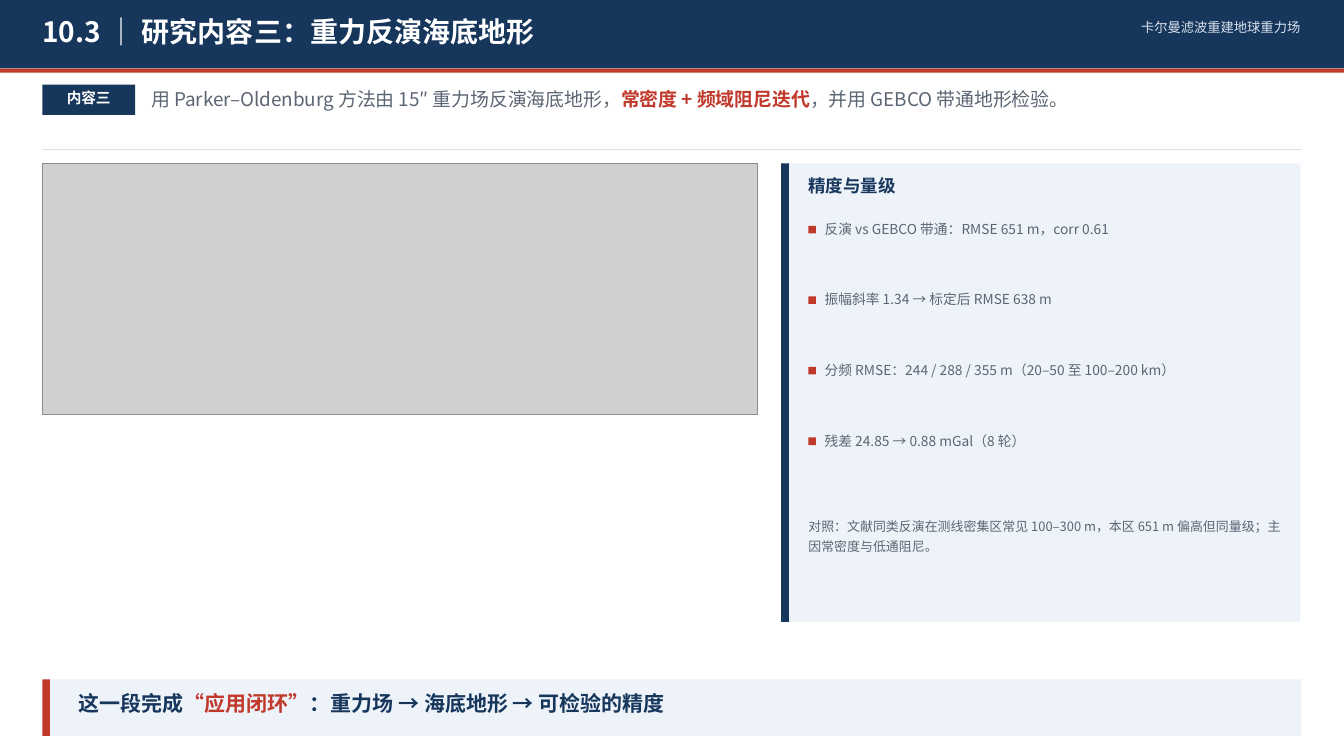
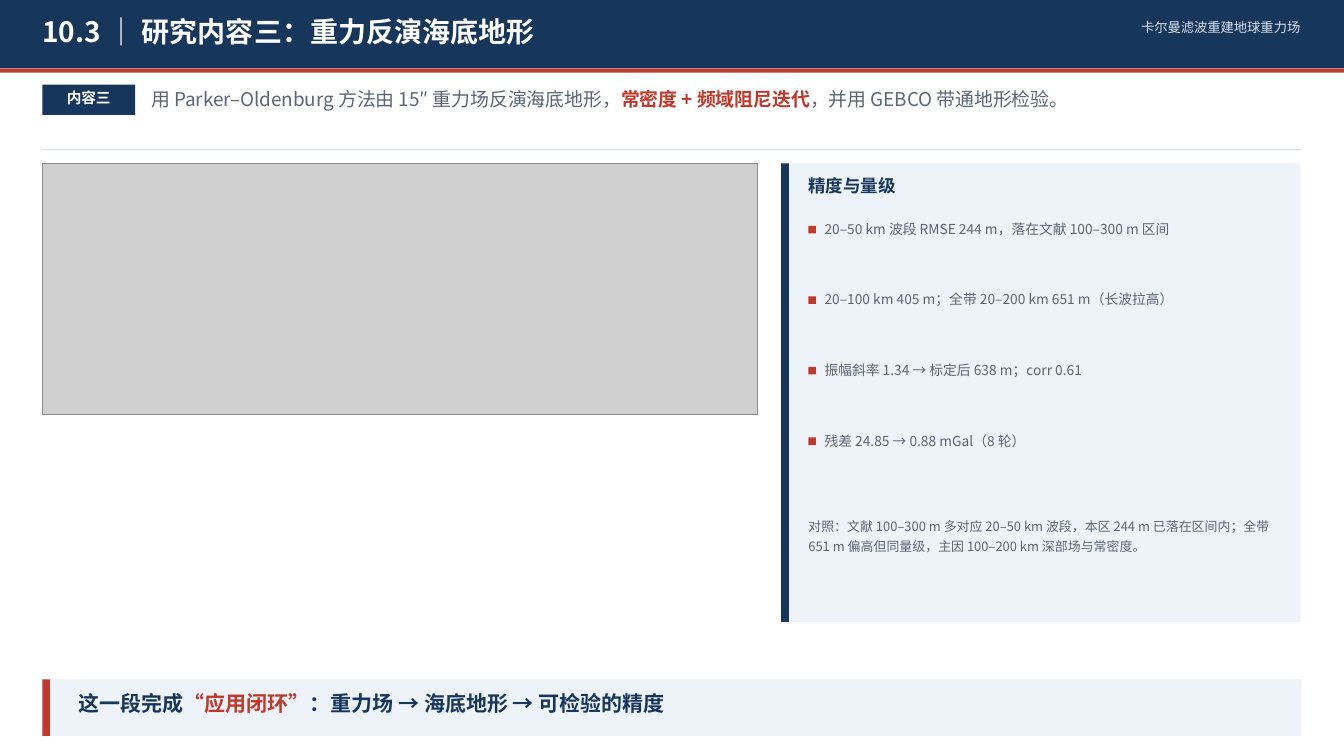
Before and after one commit to shuyunkai/kalman_gravity, a slide deck: slide 3 of ppt/三部分研究内容_三页.pptx. Drawn at 1344x756 pixels with LibreOffice and Linux fonts; fonts in the diff are those of the drawing; grey boxes stand for pictures. Boxes give left, top, right and bottom in pixels: in the first picture for what was removed or moved away, otherwise in the second. Text is boxed around its words. In the diff, an @@ line names an element or a change of style, - is before the commit and + after.

Commit message:
feat: VDM 反演 + GEM 断层吻合率 + 主稿插页
- bathymetry_inversion 支持变密度 mu
- 20-50 km 244 m, 20-100 km 405 m, 20-200 km 651 m
- fault_validation 增加 GEM 断层读取与吻合率
- 走向 20 度内一致率 72.4%, 50 km 覆盖 45% (随机 15%)
- 新增 fault_sensitivity.py
- 三页研究内容插入主稿, 共 18 页

```diff
--- a/ppt/三部分研究内容_三页.pptx
+++ b/ppt/三部分研究内容_三页.pptx
@@ text at (825, 222, 1170, 235): text changed @@
-反演 vs GEBCO 带通：RMSE 651 m，corr 0.61
+20–50 km 波段 RMSE 244 m，落在文献 100–300 m 区间
@@ text at (825, 292, 1173, 306): text changed @@
-振幅斜率 1.34 → 标定后 RMSE 638 m
+20–100 km 405 m；全带 20–200 km 651 m（长波拉高）
@@ text at (825, 363, 1082, 377): text changed @@
-分频 RMSE：244 / 288 / 355 m（20–50 至 100–200 km）
+振幅斜率 1.34 → 标定后 638 m；corr 0.61
@@ text at (808, 520, 1269, 552): text changed @@
-对照：文献同类反演在测线密集区常见 100–300 m，本区 651 m 偏高但同量级；主因常密度与低通阻尼。
+对照：文献 100–300 m 多对应 20–50 km 波段，本区 244 m 已落在区间内；全带 651 m 偏高但同量级，主因 100–200 km 深部场与常密度。
```
Also in this commit, not shown: 1 other slide changed, 8 other files.
